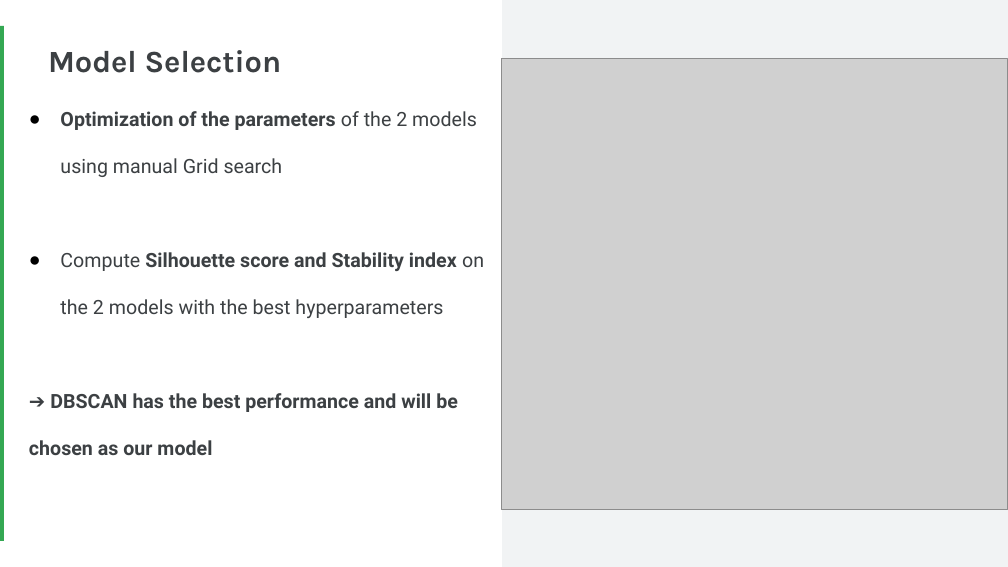
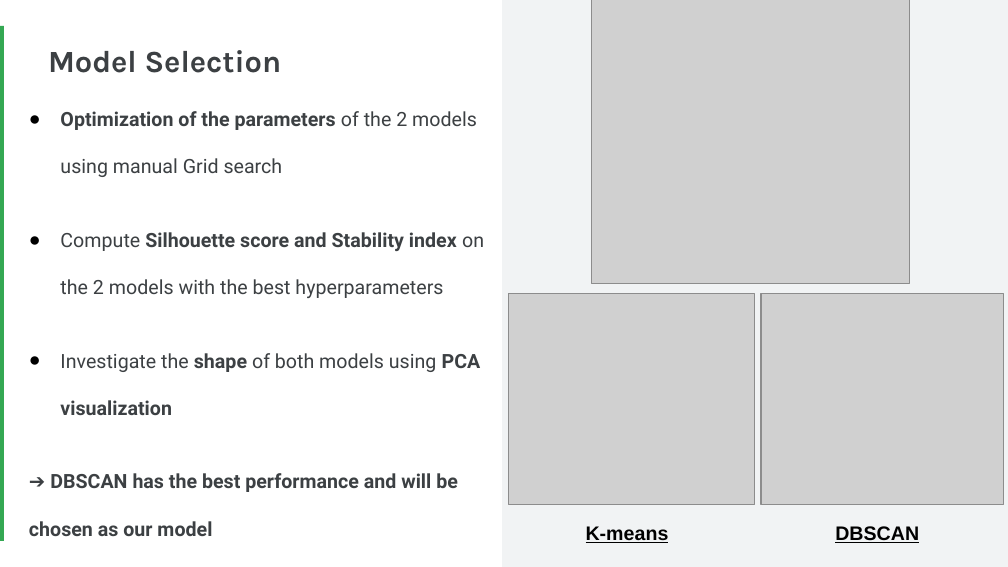
Before and after one commit to Faskill/E-Commerce-Customer-Segmentation, a slide deck: slide 12 of P5_02_Presentation.pptx. Drawn at 1008x567 pixels with LibreOffice and Linux fonts; fonts in the diff are those of the drawing; grey boxes stand for pictures. Boxes give left, top, right and bottom in pixels: in the first picture for what was removed or moved away, otherwise in the second. Text is boxed around its words. In the diff, an @@ line names an element or a change of style, - is before the commit and + after.

```diff
--- a/P5_02_Presentation.pptx
+++ b/P5_02_Presentation.pptx
@@ picture: place and size @@
-picture at <box>502,58,1008,509</box>
+picture at <box>591,0,909,283</box>
@@ picture added at <box>509,294,755,505</box> @@
@@ picture added at <box>761,294,1003,505</box> @@
@@ text at <box>60,353,481,415</box>: paragraph added @@
+● Investigate the shape of both models using PCA visualization
@@ text added at <box>586,526,669,543</box>, 14 pt, text #000000, bold, underline @@
+K-means
@@ text added at <box>835,526,919,543</box>, 14 pt, text #000000, bold, underline @@
+DBSCAN
```
Also in this commit, not shown: 3 other slides changed, 2 slides added, 2 slides removed, 1 other file.
